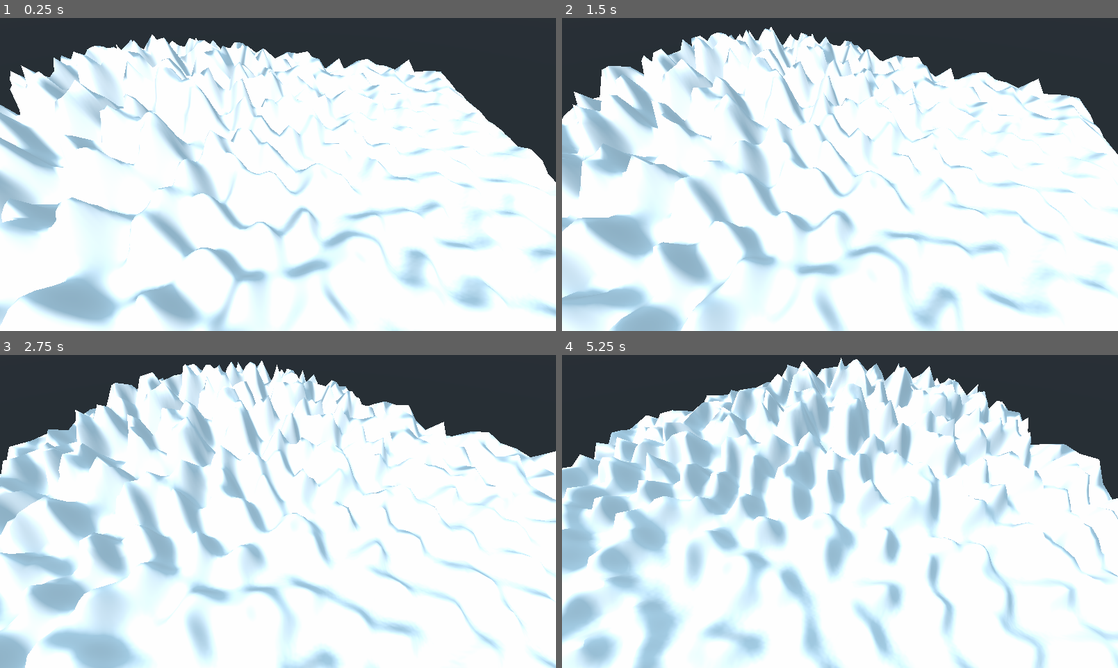
Above: before the commit, frames 1-4 (two rows, left to right).
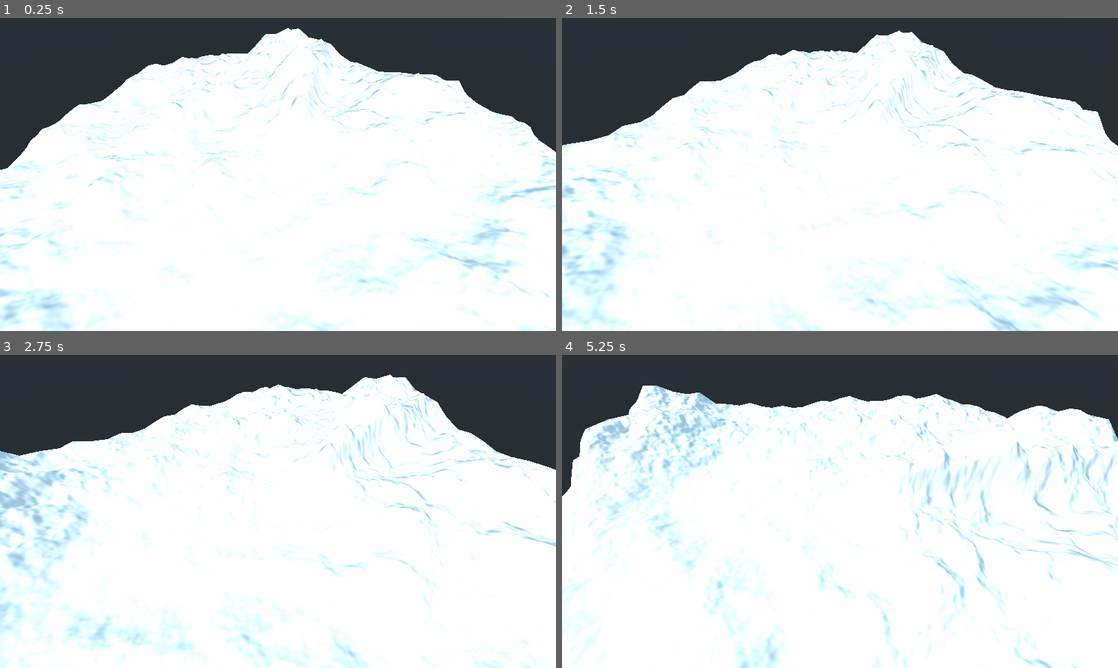
Above: after the commit, the same moments.

Repository: Regnaris/OpenWorld
Game: Godot game, scene res://demo.tscn
Same seed, same stepped clock (60 frames per second), same inputs: the game is played once before the commit and once after it.
Inputs:
- Up to frame 1 (0.25 s): no input
- Up to frame 2 (1.5 s): no input
- Up to frame 3 (2.75 s): no input
- Up to frame 4 (5.25 s): no input

The runs differ from the first frame. In frame 1, 28% of the frame differs, in the area x 0-100%, y 3-100%; in frame 2, 32%; in frame 3, 33%; in frame 4, 42%, in the area x 0-100%, y 0-100%.

Commit message:
Changed heightmap noise generator

Diff:
--- a/terrain/hm_gen/hm_gen.shader
+++ b/terrain/hm_gen/hm_gen.shader
@@ -10,73 +10,40 @@
 uniform bool mountain = false;
 uniform float scale = 0.125;
 
-// SimplexPerlin 2D with derivatives
-void FAST32_hash_2D( vec2 gridcell, out vec4 hash_0, out vec4 hash_1 )	//	generates 2 random numbers for each of the 4 cell corners
-{
-    //    gridcell is assumed to be an integer coordinate
-    const vec2 OFFSET = vec2( 26.0, 161.0 );
-    const float DOMAIN = 71.0;
-    const vec2 SOMELARGEFLOATS = vec2( 951.135664, 642.949883 );
-    vec4 P = vec4( gridcell.xy, gridcell.xy + 1.0 );
-    P = P - floor(P * ( 1.0 / DOMAIN )) * DOMAIN;
-    P += OFFSET.xyxy;
-    P *= P;
-    P = P.xzxz * P.yyww;
-    hash_0 = fract( P * ( 1.0 / SOMELARGEFLOATS.x ) );
-    hash_1 = fract( P * ( 1.0 / SOMELARGEFLOATS.y ) );
-}
+// Simplex 2D noise
+//
+vec3 permute(vec3 x) { return mod(((x*34.0)+1.0)*x, 289.0); }
 
-vec3 SimplexPerlin2D_Deriv( vec2 P )
-{
-    //	simplex math constants
-    const float SKEWFACTOR = 0.36602540378443864676372317075294;			// 0.5*(sqrt(3.0)-1.0)
-    const float UNSKEWFACTOR = 0.21132486540518711774542560974902;			// (3.0-sqrt(3.0))/6.0
-    const float SIMPLEX_TRI_HEIGHT = 0.70710678118654752440084436210485;	// sqrt( 0.5 )	height of simplex triangle
-    const vec3 SIMPLEX_POINTS = vec3( 1.0-UNSKEWFACTOR, -UNSKEWFACTOR, 1.0-2.0*UNSKEWFACTOR );		//	vertex info for simplex triangle
-
-    //	establish our grid cell.
-    P *= SIMPLEX_TRI_HEIGHT;		// scale space so we can have an approx feature size of 1.0  ( optional )
-    vec2 Pi = floor( P + dot( P, vec2( SKEWFACTOR ) ) );
-
-    //	calculate the hash.
-    //	( various hashing methods listed in order of speed )
-    vec4 hash_x, hash_y;
-    FAST32_hash_2D( Pi, hash_x, hash_y );
-    //SGPP_hash_2D( Pi, hash_x, hash_y );
-
-    //	establish vectors to the 3 corners of our simplex triangle
-    vec2 v0 = Pi - dot( Pi, vec2( UNSKEWFACTOR ) ) - P;
-    vec4 v1pos_v1hash = (v0.x < v0.y) ? vec4(SIMPLEX_POINTS.xy, hash_x.y, hash_y.y) : vec4(SIMPLEX_POINTS.yx, hash_x.z, hash_y.z);
-    vec4 v12 = vec4( v1pos_v1hash.xy, SIMPLEX_POINTS.zz ) + v0.xyxy;
-
-    //	calculate the dotproduct of our 3 corner vectors with 3 random normalized vectors
-    vec3 grad_x = vec3( hash_x.x, v1pos_v1hash.z, hash_x.w ) - 0.49999;
-    vec3 grad_y = vec3( hash_y.x, v1pos_v1hash.w, hash_y.w ) - 0.49999;
-    vec3 norm = inversesqrt( grad_x * grad_x + grad_y * grad_y );
-    grad_x *= norm;
-    grad_y *= norm;
-    vec3 grad_results = grad_x * vec3( v0.x, v12.xz ) + grad_y * vec3( v0.y, v12.yw );
-
-    //	evaluate the surflet
-    vec3 m = vec3( v0.x, v12.xz ) * vec3( v0.x, v12.xz ) + vec3( v0.y, v12.yw ) * vec3( v0.y, v12.yw );
-    m = max(0.5 - m, 0.0);		//	The 0.5 here is SIMPLEX_TRI_HEIGHT^2
-    vec3 m2 = m*m;
-    vec3 m4 = m2*m2;
-
-    //	calc the deriv
-    vec3 temp = 8.0 * m2 * m * grad_results;
-    float xderiv = dot( temp, vec3( v0.x, v12.xz ) ) - dot( m4, grad_x );
-    float yderiv = dot( temp, vec3( v0.y, v12.yw ) ) - dot( m4, grad_y );
-
-    const float FINAL_NORMALIZATION = 99.204334582718712976990005025589;	//	scales the final result to a strict 1.0->-1.0 range
-
-    //	sum the surflets and return all results combined in a vec3
-    return vec3( dot( m4, grad_results ), xderiv, yderiv ) * FINAL_NORMALIZATION;
+float snoise(vec2 v){
+  const vec4 C = vec4(0.211324865405187, 0.366025403784439,
+           -0.577350269189626, 0.024390243902439);
+  vec2 i  = floor(v + dot(v, C.yy) );
+  vec2 x0 = v -   i + dot(i, C.xx);
+  vec2 i1;
+  i1 = (x0.x > x0.y) ? vec2(1.0, 0.0) : vec2(0.0, 1.0);
+  vec4 x12 = x0.xyxy + C.xxzz;
+  x12.xy -= i1;
+  i = mod(i, 289.0);
+  vec3 p = permute( permute( i.y + vec3(0.0, i1.y, 1.0 ))
+  + i.x + vec3(0.0, i1.x, 1.0 ));
+  vec3 m = max(0.5 - vec3(dot(x0,x0), dot(x12.xy,x12.xy),
+    dot(x12.zw,x12.zw)), 0.0);
+  m = m*m ;
+  m = m*m ;
+  vec3 x = 2.0 * fract(p * C.www) - 1.0;
+  vec3 h = abs(x) - 0.5;
+  vec3 ox = floor(x + 0.5);
+  vec3 a0 = x - ox;
+  m *= 1.79284291400159 - 0.85373472095314 * ( a0*a0 + h*h );
+  vec3 g;
+  g.x  = a0.x  * x0.x  + h.x  * x0.y;
+  g.yz = a0.yz * x12.xz + h.yz * x12.yw;
+  return 130.0 * dot(m, g);
 }
 
 // FBM with derivatives
-vec3 fbm(vec2 pos) {
-	vec3 noise = SimplexPerlin2D_Deriv(pos);
+float fbm(vec2 pos) {
+	float noise = snoise(pos);
 	float fq = frequency;
 	float st = 1.0;
 	float sum = 1.0;
@@ -84,9 +51,9 @@
 		fq *= lacunarity;
 		st *= persistence;
 		sum += st;
-		noise += SimplexPerlin2D_Deriv(pos * fq) * st;
+		noise += snoise(pos * fq) * st;
 	}
-	noise.x = ((noise.x / sum) + 1.0) / 2.0;
+	noise = ((noise / sum) + 1.0) / 2.0;
 	return noise;
 }
 
@@ -109,7 +76,7 @@
 
 void fragment() {
 	vec2 point = UV - vec2(0.5);
-	vec3 noise = fbm(point);
+	float noise = fbm(point);
 
-	COLOR.ba = conv_16bit_to_2x8bit(noise.x);
+	COLOR.ba = conv_16bit_to_2x8bit(noise);
 }
--- a/terrain/hm_gen/hm_gen_material.tres
+++ b/terrain/hm_gen/hm_gen_material.tres
@@ -4,8 +4,8 @@
 
 [resource]
 shader = ExtResource( 1 )
-shader_param/frequency = 10.0
-shader_param/octaves = 2
+shader_param/frequency = 2.0
+shader_param/octaves = 7
 shader_param/persistence = 0.5
 shader_param/lacunarity = 2.0
 shader_param/mountain = false
